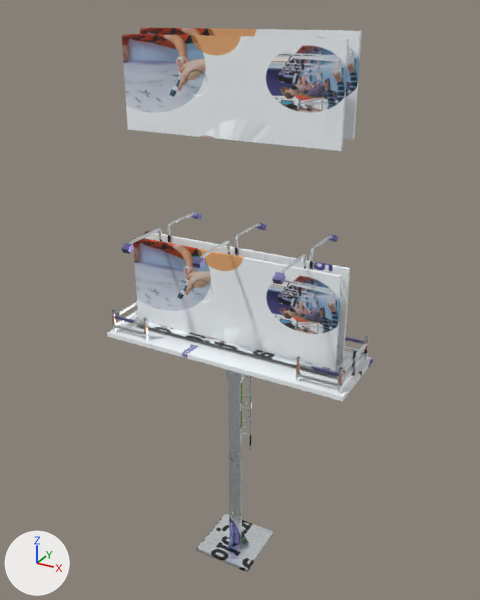
An edit to the glTF model public/Assets/billboards/billboard1/scene.gltf, drawn before and after from the same camera.
Camera for both pictures: a 50 mm lens placed at (12.62, -22.5, 24.53), pointed at (-0.05, 0.54, 13.01). The axes (+X, +Y, +Z) are drawn at lower left. The lights are the same throughout. Where no turn or scale is listed for an object, it has been applied to the vertices.

The older version as bpy lines, for what is in view:
```python
me_pillar_low_uv_0 = bpy.data.meshes.new('pillar_low_uv_0')
me_pillar_low_uv_0.from_pydata(...)  # 128 vertices, 192 faces; spans x -0.41..0.41, y -0.41..0.41, z -5.52..5.47
me_pillar_low_uv_0.materials.append(mat_material)
me_shield_low_uv_0_001 = bpy.data.meshes.new('shield_low_uv_0.001')
me_shield_low_uv_0_001.from_pydata(...)  # 8 vertices, 10 faces; spans x -4.56..4.56, y -0.07..0.07, z -1.67..1.93
me_shield_low_uv_0_001.materials.append(mat_material)
me_shield_low_uv_0_002 = bpy.data.meshes.new('shield_low_uv_0.002')
me_shield_low_uv_0_002.from_pydata(...)  # 8 vertices, 10 faces; spans x -4.56..4.56, y -0.07..0.07, z -1.67..1.93
me_shield_low_uv_0_002.materials.append(mat_material)
ob_dayana_morales_texture1 = bpy.data.objects.new('dayana_morales_texture1', me_shield_low_uv_0_001)
ob_dayana_morales_texture1.location = (0.0, -0.59, 21.7)
ob_dayana_morales_texture2 = bpy.data.objects.new('dayana_morales_texture2', me_shield_low_uv_0_002)
ob_dayana_morales_texture2.location = (0.0, 0.59, 21.9)
ob_pillar_low_uv_0 = bpy.data.objects.new('pillar_low_uv_0', me_pillar_low_uv_0)
ob_pillar_low_uv_0.location = (0.0, 0.0, 5.53)
# also in view: 'fence_low_uv_0' at (0.0, 0.0, 11.62); 'light_support_low_uv_0' at (-0.1, 0.0, 15.57); 'base_low_uv_0' at (0.0, 0.0, 5.67); 'shield_low_uv_0' at (0.0, 0.0, 13.39)
```
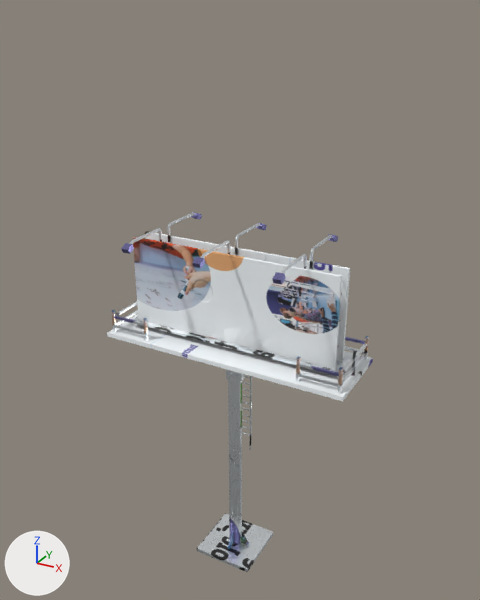
Where the change shows, as pixel boxes (x1, y1, x2, y2) in the pictures (480 x 600 px):
'dayana_morales_texture1', deleted
    before: (122, 34, 349, 151)
'dayana_morales_texture2', deleted
    before: (140, 27, 362, 140)

What changed in the scene script:
```text
Remove ob_dayana_morales_texture1:
    ob_dayana_morales_texture1 = bpy.data.objects.new('dayana_morales_texture1', me_shield_low_uv_0_001)
    ob_dayana_morales_texture1.location = (0.0, -0.59, 21.7)
Remove ob_dayana_morales_texture2:
    ob_dayana_morales_texture2 = bpy.data.objects.new('dayana_morales_texture2', me_shield_low_uv_0_002)
    ob_dayana_morales_texture2.location = (0.0, 0.59, 21.9)
```
